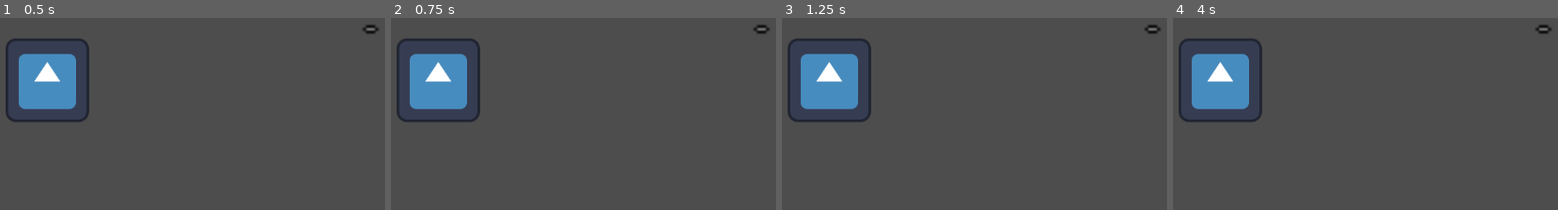
Above: before the commit, frames 1-4 (left to right).
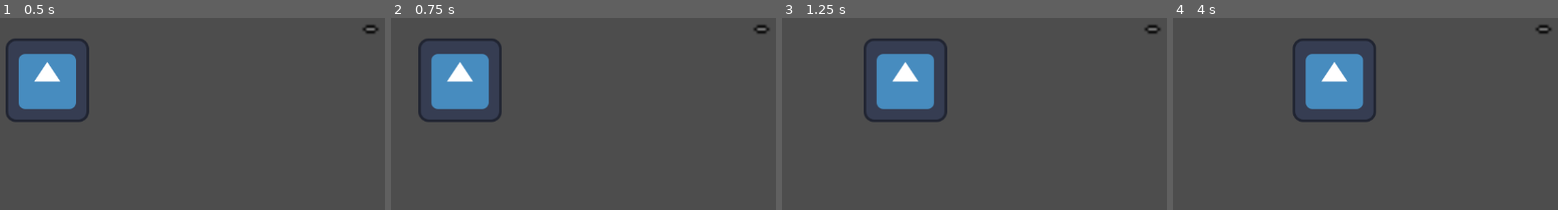
Above: after the commit, the same moments.

Repository: FlorianLesieur/UniJamTeam2Coop
Game: Godot game, scene res://Scenes/TestVincent/Test.tscn
The game is run twice, just before and just after one commit, with the same random seed, the same clock (stepped at 60 frames per second) and the same inputs. This scene is started directly instead of the project's main scene. The engine's default icon, where the game draws it, is replaced by a stand-in: a white triangle on a blue panel in a dark square.
Inputs (mouse positions are in pixels of both pictures, inside the frame that each line leads up to):
- Up to frame 1 (0.5 s): no input
- Up to frame 2 (0.75 s): tap Enter at 0.5 s; move the mouse to (outside the picture) at 0.52 s; hold Right (Right) from 0.53 s (still down)
- Up to frame 3 (1.25 s): keep holding Right (Right)
- Up to frame 4 (4 s): move the mouse to (1334, 208) at 1.27 s; release Right (Right) at 1.28 s; hold Down (Down) 1.28-2.03 s; move the mouse to (outside the picture) at 2.02 s; hold Right (Right) 2.03-2.78 s; move the mouse to (outside the picture) at 2.77 s; hold Up (Up) 2.78-3.53 s; move the mouse to (outside the picture) at 3.52 s; hold Left (Left) from 3.53 s (still down)

Frame 1 is identical in both runs. In frame 2, 5.1% of the frame differs, in the area x 1-29%, y 10-55%; in frame 3, 11%; in frame 4, 11%, in the area x 1-53%, y 10-55%.
Error before the commit: Parse Error: Could not find type "Levier" in the current scope. (res://character_body_2d.gd:21)

Commit message:
body_entered

Diff:
--- /dev/null
+++ b/Scenes/TestVincent/Caillou.gd
@@ -0,0 +1,12 @@
+extends StaticBody2D
+class_name Caillou
+
+
+# Called when the node enters the scene tree for the first time.
+func _ready() -> void:
+	pass # Replace with function body.
+
+
+# Called every frame. 'delta' is the elapsed time since the previous frame.
+func _process(delta: float) -> void:
+	pass
--- a/Scenes/TestVincent/Test.tscn
+++ b/Scenes/TestVincent/Test.tscn
@@ -1,6 +1,7 @@
 [gd_scene format=3 uid="uid://cnj2oa0mr1voc"]
 
 [ext_resource type="Texture2D" uid="uid://2phrmlthr64m" path="res://Assets/QueletonComponents/Armleft.png" id="1_8rp77"]
+[ext_resource type="Script" uid="uid://bbimfjtnalko" path="res://Scenes/TestVincent/Caillou.gd" id="1_753ym"]
 [ext_resource type="PackedScene" uid="uid://dyseuftnyspkx" path="res://Scenes/TestVincent/player.tscn" id="2_753ym"]
 
 [sub_resource type="RectangleShape2D" id="RectangleShape2D_p7ie5"]
@@ -8,15 +9,17 @@
 
 [node name="TEst" type="Node2D" unique_id=762492996]
 
-[node name="ZoneLumiere" type="StaticBody2D" parent="." unique_id=1879260447]
+[node name="Caillou" type="StaticBody2D" parent="." unique_id=1936772960]
 position = Vector2(644, 74)
+script = ExtResource("1_753ym")
+metadata/_custom_type_script = "uid://bbimfjtnalko"
 
-[node name="Sprite2D" type="Sprite2D" parent="ZoneLumiere" unique_id=1609157994]
+[node name="Sprite2D" type="Sprite2D" parent="Caillou" unique_id=1609157994]
 position = Vector2(-9.499981, 5.9999943)
 scale = Vector2(4.6562486, 4.1250005)
 texture = ExtResource("1_8rp77")
 
-[node name="CollisionShape2D" type="CollisionShape2D" parent="ZoneLumiere" unique_id=1775358169]
+[node name="CollisionShape2D" type="CollisionShape2D" parent="Caillou" unique_id=1775358169]
 modulate = Color(1, 0.23921569, 1, 1)
 position = Vector2(22, 10)
 shape = SubResource("RectangleShape2D_p7ie5")
--- a/Scenes/TestVincent/player.tscn
+++ b/Scenes/TestVincent/player.tscn
@@ -24,3 +24,4 @@
 shape = SubResource("CircleShape2D_1ppwc")
 
 [connection signal="body_entered" from="Area2D" to="." method="_on_zone_detection_body_entered"]
+[connection signal="body_exited" from="Area2D" to="." method="_on_zone_detection_body_exited"]
--- a/character_body_2d.gd
+++ b/character_body_2d.gd
@@ -3,6 +3,7 @@
 
 const SPEED = 10000.0
 
+signal body_exit
 
 func _physics_process(delta: float) -> void:
 
@@ -18,5 +19,15 @@
 	move_and_slide()
 
 func _on_zone_detection_body_entered(body : Node2D):
-	if !body is Levier:
-		return
+	if body is Caillou:
+		print("c'est un caillou")
+	else :
+		print("c'est pas un caillou")
+	return
+
+func _on_zone_detection_body_exited (body : Node2D):
+	if body is not Caillou:
+		print("c'est pas un caillou")
+	else :
+		print("c'est un caillou")
+	return
Not shown, added: Scenes/TestVincent/Caillou.gd.uid
